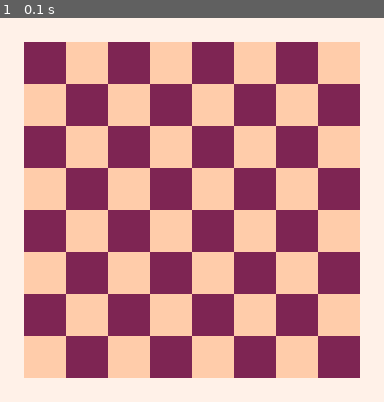
Above: before the commit, frame 1.
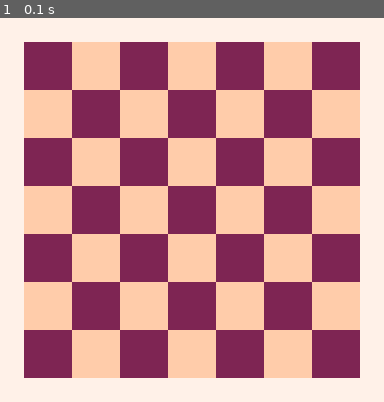
Above: after the commit, the same moment.

Repository: Niarkou/Dodgem
Game: PICO-8 cartridge Dodgem.p8
Same seed, same stepped clock (60 frames per second), same inputs: the game is played once before the commit and once after it.
Inputs:
- Up to frame 1 (0.1 s): no input

The runs differ from the first frame. In frame 1, 38% of the frame differs, in the area x 6-94%, y 6-94%.

Commit message:
board again

Diff:
--- a/Dodgem.p8
+++ b/Dodgem.p8
@@ -5,7 +5,11 @@
 --by niarkou
 
 function _init()
-    size = 8
+    size = 7
+    tile_size = flr(112/size)
+    board_size = tile_size*size
+    tiles = {}
+    --tiles_num()
 end
 
 function _update()
@@ -14,14 +18,14 @@
 
 function _draw()
     cls(7)
-    local s = flr(112/size)
-    rectfill(8, 8, 8 + s*size - 1, 8 + s*size - 1, 15)
+    local o = (128 - board_size) / 2
+    rectfill(o, o, o + board_size - 1, o + board_size - 1, 15)
     for x = 0, size - 1 do
         for y = 0, size - 1 do
-            tx,ty=8+x*s,8+y*s
+            tx,ty=o+x*tile_size,o+y*tile_size
  -- draw board tile
             if ((x+y)%2==0) then
-                rectfill(tx,ty,tx+s-1,ty+s-1,2)
+                rectfill(tx,ty,tx+tile_size-1,ty+tile_size-1,2)
             end
         end
     end
